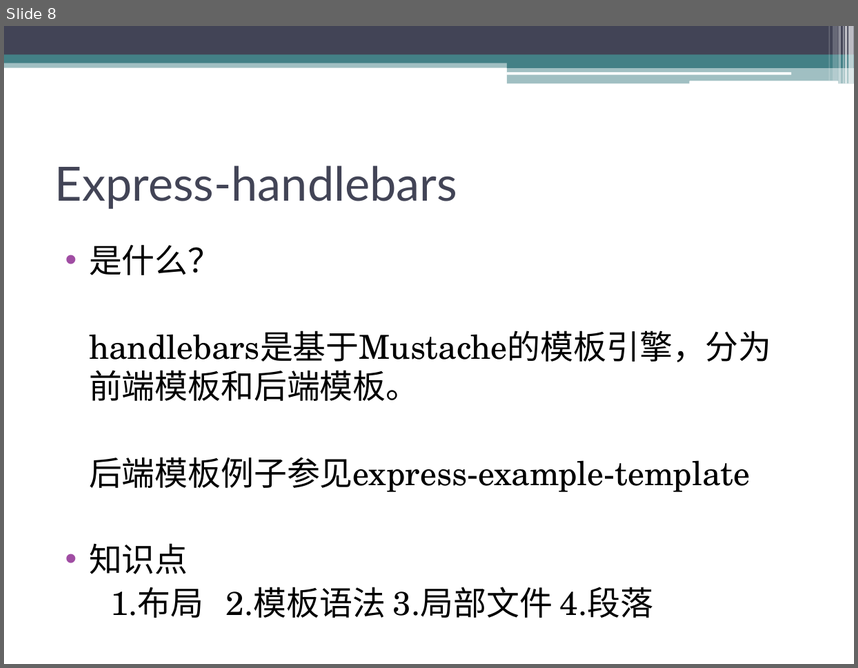
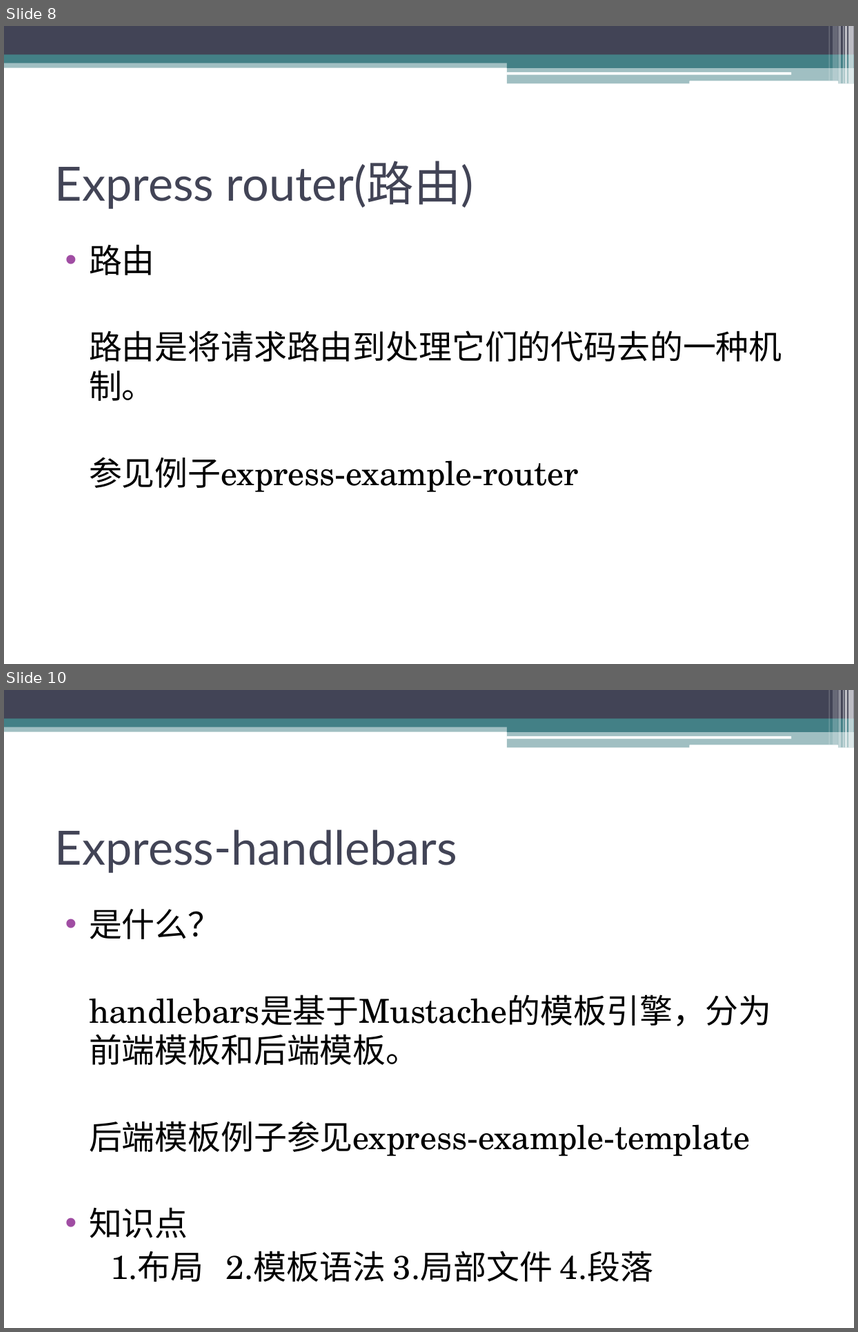
Before and after one commit to CJ-Zheng1023/project-learning, a slide deck: 前端开发技术培训.pptx. Shown one above the other, each under a label of ours: slide 8 before the commit, slides 8 and 10 after it; the slides between them are not shown. The pictures are 858x668 and 858x1332 pixels, drawn with LibreOffice and Linux fonts; fonts in the diff are those of the drawing. Boxes give left, top, right and bottom in pixels: in the first picture for what was removed or moved away, otherwise in the second. Text is boxed around its words. In the diff, an @@ line names an element or a change of style, - is before the commit and + after.

```diff
--- a/前端开发技术培训.pptx
+++ b/前端开发技术培训.pptx
@@ slide 8 added at <box>4,26,854,664</box>, background #FFFFFF; not listed: 13 template elements that a slide beside it also shows @@
@@ title added at <box>55,161,474,209</box>, 40 pt, text #424456 @@
+Express router(路由)
@@ text added at <box>89,244,782,492</box>, 28 pt, text #000000 @@
+• 路由
+路由是将请求路由到处理它们的代码去的一种机制。
+参见例子express-example-router
@@ what was slide 8 is now slide 10 @@
```
Also in this commit, not shown: 1 slide changed, 3 other slides added.
